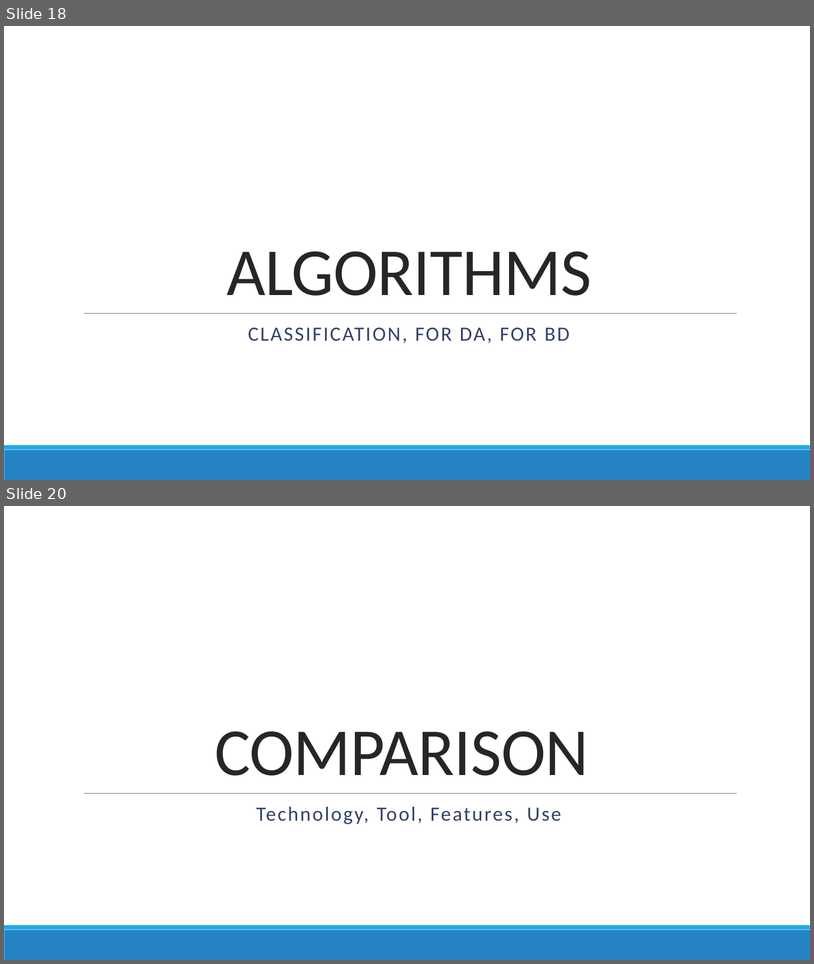
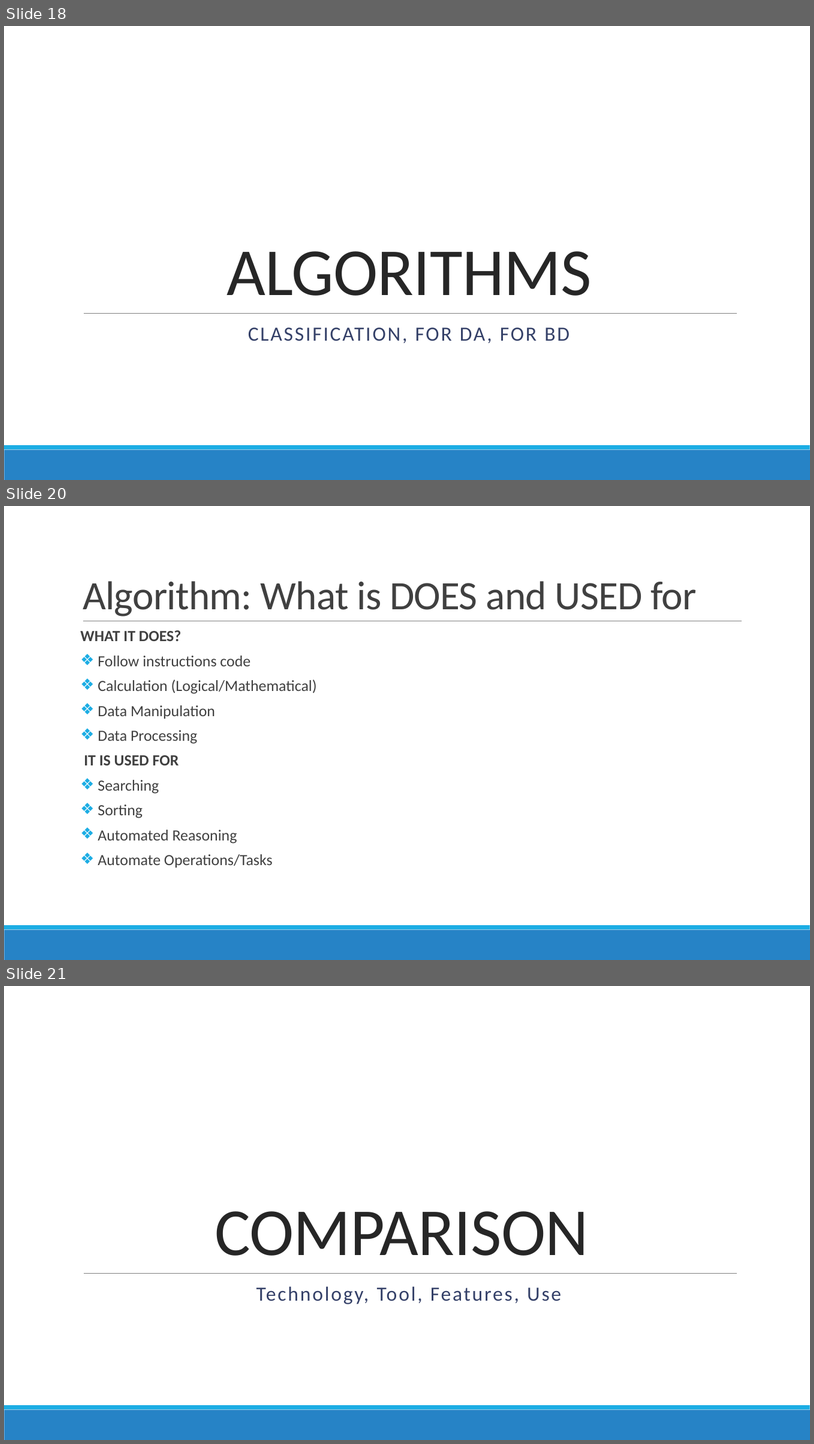
Before and after one commit to DistributedSystems-Fall2018-NEDUET/project-dist_sys, a slide deck: Project Interim Submission/Generic DS Framework.pptx. Shown one above the other, each under a label of ours: slides 18 and 20 before the commit, slides 18, 20 and 21 after it; the slides between them are not shown. The pictures are 814x964 and 814x1444 pixels, drawn with LibreOffice and Linux fonts; fonts in the diff are those of the drawing. Boxes give left, top, right and bottom in pixels: in the first picture for what was removed or moved away, otherwise in the second. Text is boxed around its words. In the diff, an @@ line names an element or a change of style, - is before the commit and + after.

Commit message:
added new slide
Algorithm: What is DOES and USED for

```diff
--- a/Project Interim Submission/Generic DS Framework.pptx
+++ b/Project Interim Submission/Generic DS Framework.pptx
@@ slide 20 added at <box>4,506,810,960</box>, background #FFFFFF; not listed: 2 template elements that a slide beside it also shows @@
@@ title added at <box>83,581,698,616</box>, 48 pt, text #404040 @@
+Algorithm: What is DOES and USED for
@@ text added at <box>80,630,317,867</box>, 18.5 pt, text #404040 @@
+WHAT IT DOES?
+❖ Follow instructions code
+❖ Calculation (Logical/Mathematical)
+❖ Data Manipulation
+❖ Data Processing
+IT IS USED FOR
+❖ Searching
+❖ Sorting
+❖ Automated Reasoning
+❖ Automate Operations/Tasks
@@ line added from (83, 621) to (743, 621), #808080 0.5 pt @@
@@ what was slide 20 is now slide 21 @@
```
Also in this commit, not shown: 1 slide changed.
